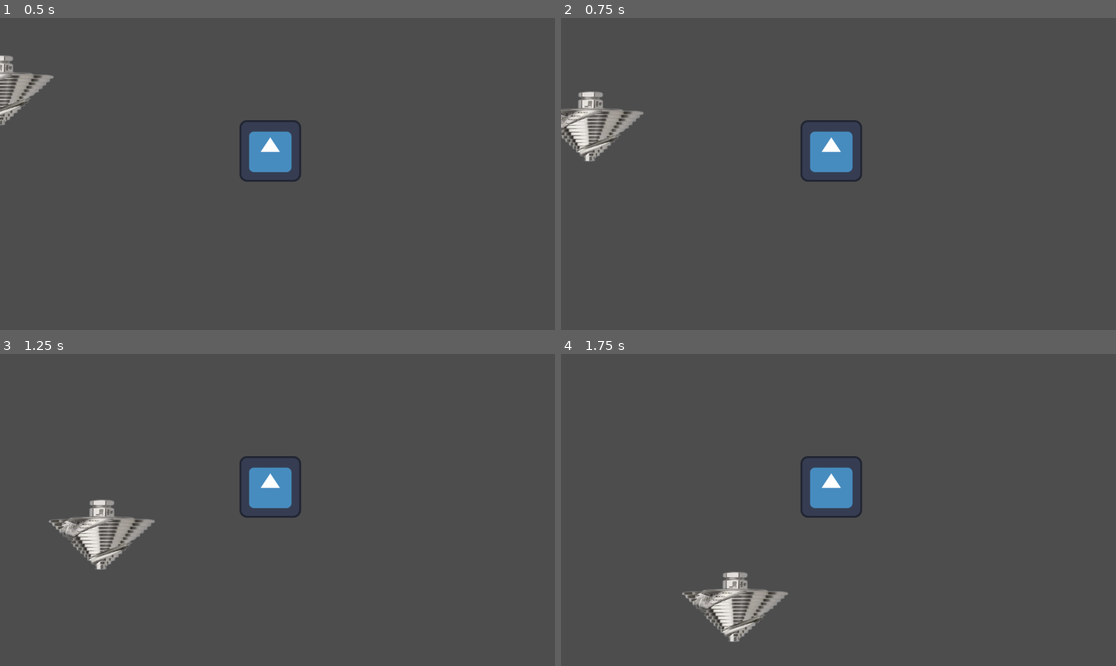
Above: before the commit, frames 1-4 (two rows, left to right).
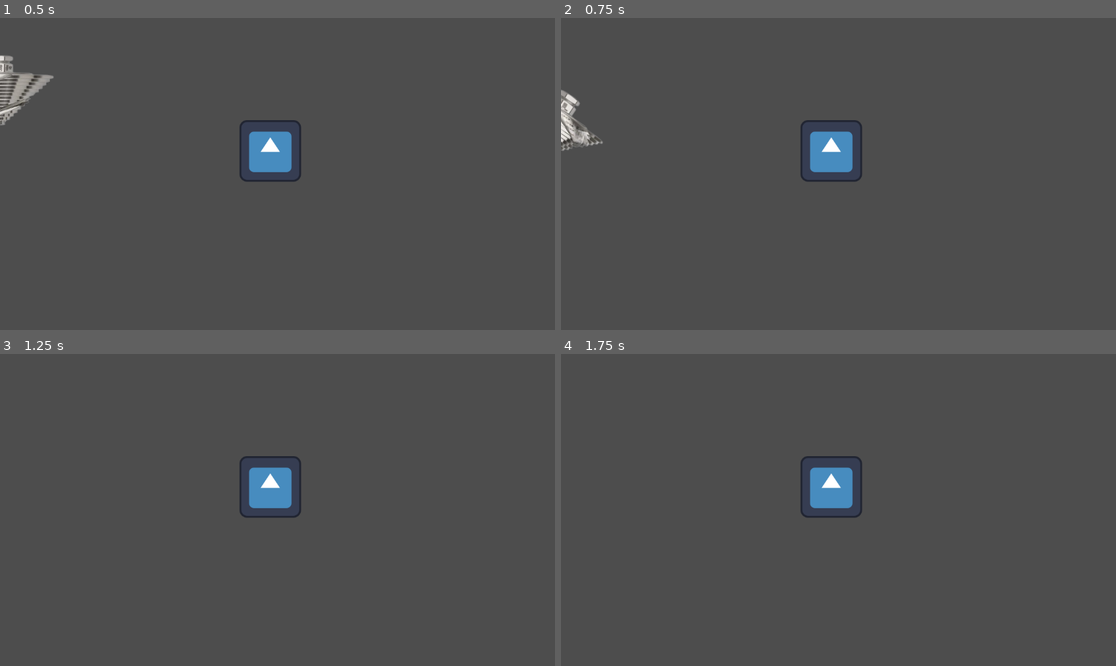
Above: after the commit, the same moments.

Repository: jidosc/impossible-drill
Game: Godot game, scene res://test_map.tscn
Two runs of this game, one before a commit and one after it. Both use one fixed random seed, a clock stepped at 60 frames per second and the inputs below. The project has no main scene, so this scene is started directly. The engine's default icon, where the game draws it, is replaced by a stand-in: a white triangle on a blue panel in a dark square.
Inputs:
- Up to frame 1 (0.5 s): no input
- Up to frame 2 (0.75 s): tap Enter (ui_accept) at 0.5 s; hold Right (ui_right) from 0.53 s (still down)
- Up to frame 3 (1.25 s): keep holding Right (ui_right); tap Enter (ui_accept) at 0.77 s
- Up to frame 4 (1.75 s): keep holding Right (ui_right); tap Enter (ui_accept) at 1.52 s

Frame 1 is identical in both runs. In frame 2, 1.7% of the frame differs, in the area x 0-15%, y 22-47%; in frame 3, 1.7%; in frame 4, 1.7%.

Commit message:
the borr borrar

Diff:
--- a/drill_player.gd
+++ b/drill_player.gd
@@ -4,6 +4,7 @@
 const SPEED = 300.0
 const JUMP_VELOCITY = -400.0
 const MAX_SPEED = 400
+var turn_rate = 0.05
 
 
 func _physics_process(delta: float) -> void:
@@ -15,13 +16,15 @@
 	# As good practice, you should replace UI actions with custom gameplay actions.
 	var direction := Input.get_axis("ui_left", "ui_right")
 	if direction:
-		velocity.x = direction * SPEED
+		rotate(direction * turn_rate)
 	else:
 		velocity.x = move_toward(velocity.x, 0, SPEED)
 
-	if velocity.y < MAX_SPEED:
-		velocity.y = SPEED
+	velocity = Vector2.DOWN.rotated(rotation) * SPEED
 
-	#rotate(velocity.normalized())
 
 	move_and_slide()
+
+
+func _on_timer_timeout() -> void:
+	$DrillSprite.scale.x = -$DrillSprite.scale.x
--- a/drill_player.tscn
+++ b/drill_player.tscn
@@ -12,6 +12,12 @@
 [node name="CollisionShape2D" type="CollisionShape2D" parent="." unique_id=842603699]
 shape = SubResource("ConvexPolygonShape2D_1gavp")
 
-[node name="Sprite2D" type="Sprite2D" parent="." unique_id=1831840766]
+[node name="DrillSprite" type="Sprite2D" parent="." unique_id=1831840766]
 rotation = 3.1415927
 texture = ExtResource("1_fmjyi")
+
+[node name="Timer" type="Timer" parent="." unique_id=292897255]
+wait_time = 0.1
+autostart = true
+
+[connection signal="timeout" from="Timer" to="." method="_on_timer_timeout"]
